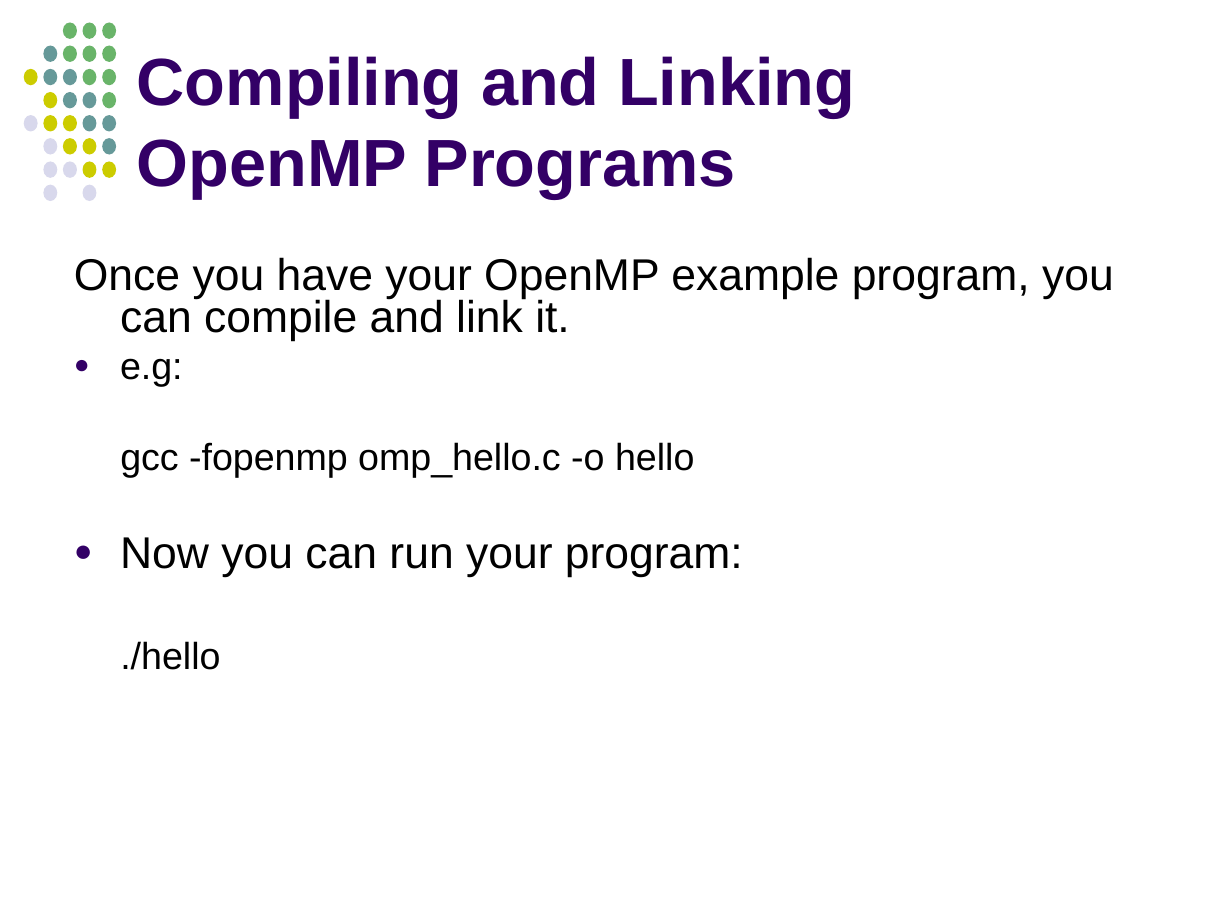
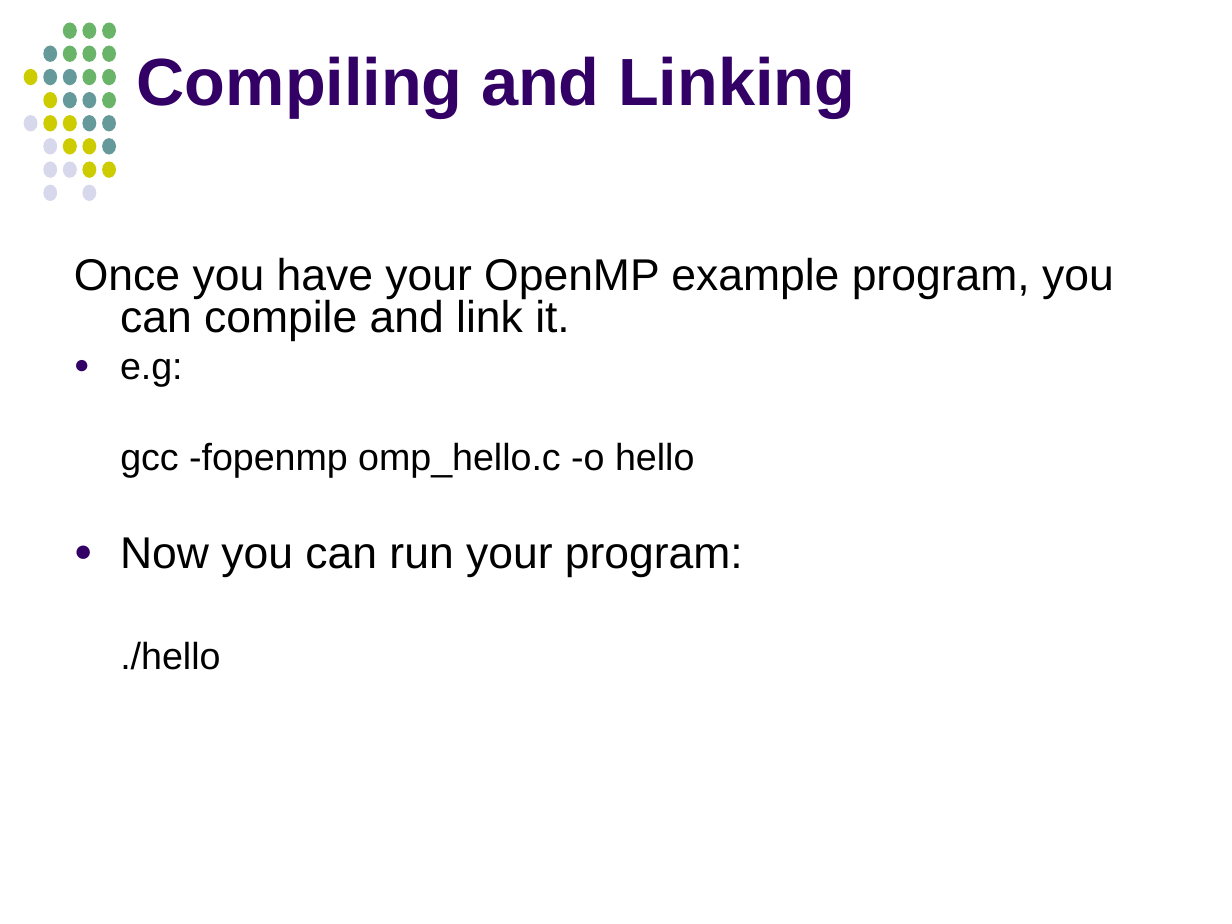
Before and after one commit to jablub/chpc_omp, a slide deck: slide 81 of OpenMP_MKuttel_CHPCWinterSchool2012.odp. Drawn at 1232x924 pixels with LibreOffice and Linux fonts; fonts in the diff are those of the drawing. Boxes give left, top, right and bottom in pixels: in the first picture for what was removed or moved away, otherwise in the second. Text is boxed around its words. In the diff, an @@ line names an element or a change of style, - is before the commit and + after.

```diff
--- a/OpenMP_MKuttel_CHPCWinterSchool2012.odp
+++ b/OpenMP_MKuttel_CHPCWinterSchool2012.odp
@@ title at (137, 56, 855, 118): text changed @@
-Compiling and Linking OpenMP Programs
+Compiling and Linking
```
Also in this commit, not shown: 31 other slides changed, 5 slides added, 3 slides removed, 1 other file.
